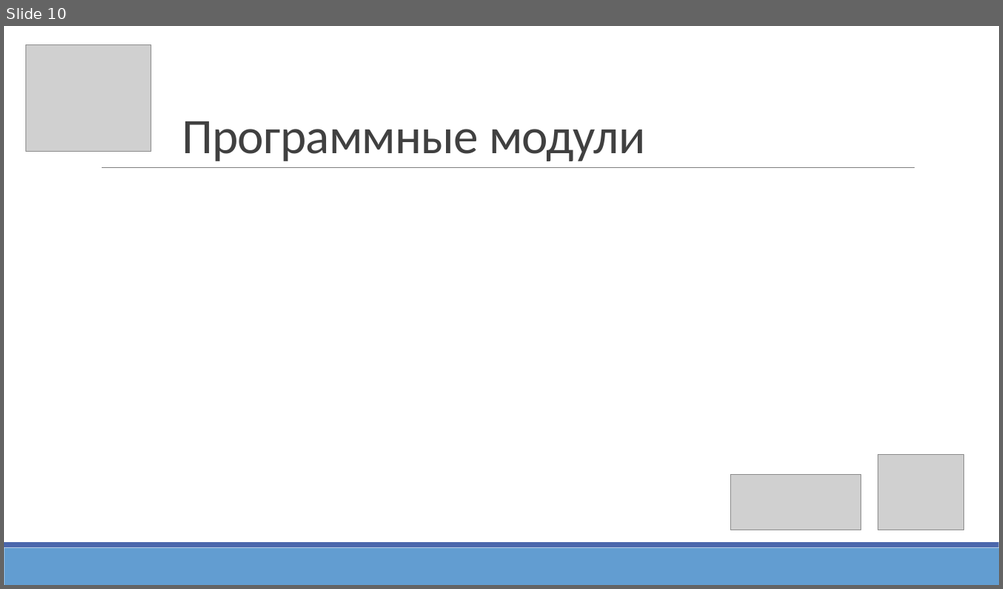
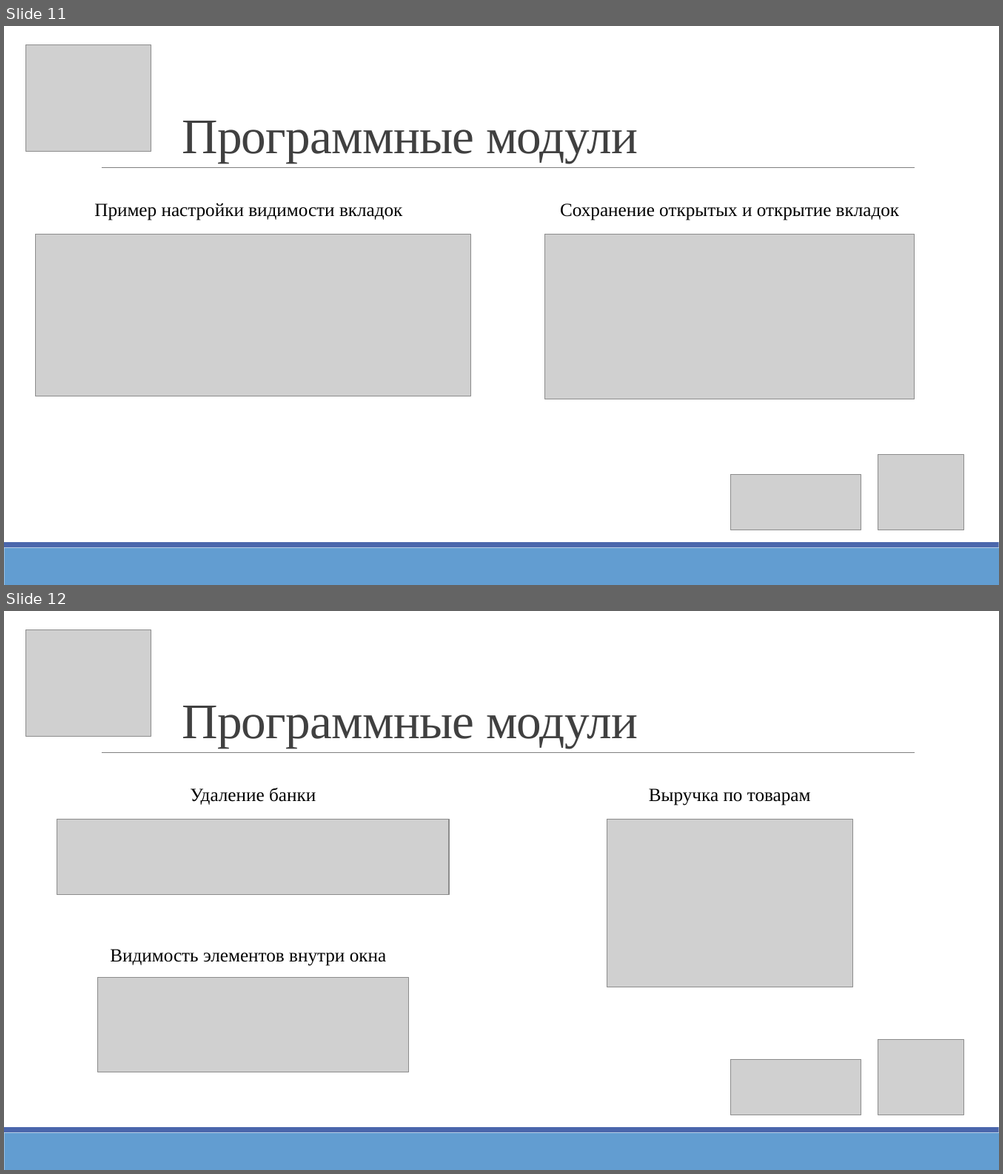
Before and after one commit to Assasin164th/Kursach, a slide deck: Готовое/Шаблон 01.01.pptx. Shown one above the other, each under a label of ours: slide 10 before the commit, slides 11 and 12 after it. The pictures are 1003x589 and 1003x1174 pixels, drawn with LibreOffice and Linux fonts; fonts in the diff are those of the drawing; grey boxes stand for pictures. Boxes give left, top, right and bottom in pixels: in the first picture for what was removed or moved away, otherwise in the second. Text is boxed around its words. In the diff, an @@ line names an element or a change of style, - is before the commit and + after.

```diff
--- a/Готовое/Шаблон 01.01.pptx
+++ b/Готовое/Шаблон 01.01.pptx
@@ slide 12 added at box(4, 611, 999, 1170), background #FFFFFF; not listed: 3 template elements that a slide beside it also shows @@
@@ picture added at box(25, 629, 151, 736) @@
@@ title added at box(182, 706, 637, 748), 48 pt, text #404040 @@
+Программные модули
@@ text added at box(190, 788, 316, 805), 18 pt, text #000000 @@
+Удаление банки
@@ text added at box(649, 789, 811, 806), 18 pt, text #000000 @@
+Выручка по товарам
@@ picture added at box(57, 819, 449, 894) @@
@@ picture added at box(607, 819, 853, 987) @@
@@ text added at box(110, 949, 386, 966), 18 pt, text #000000 @@
+Видимость элементов внутри окна
@@ picture added at box(97, 978, 408, 1073) @@
@@ picture added at box(878, 1040, 964, 1116) @@
@@ picture added at box(731, 1059, 860, 1115) @@
@@ what was slide 10 is now slide 11 @@
@@ slide 11 changed as well @@
@@ title "Программные модули" at box(182, 121, 637, 163): font Calibri to Times New Roman @@
@@ text added at box(94, 203, 402, 221), 18 pt, text #000000 @@
+Пример настройки видимости вкладок
@@ text added at box(560, 204, 899, 221), 18 pt, text #000000 @@
+Сохранение открытых и открытие вкладок
@@ picture added at box(35, 234, 470, 396) @@
@@ picture added at box(545, 234, 914, 399) @@
```
Also in this commit, not shown: 14 other slides changed, 1 other slide added, 3 other files.
